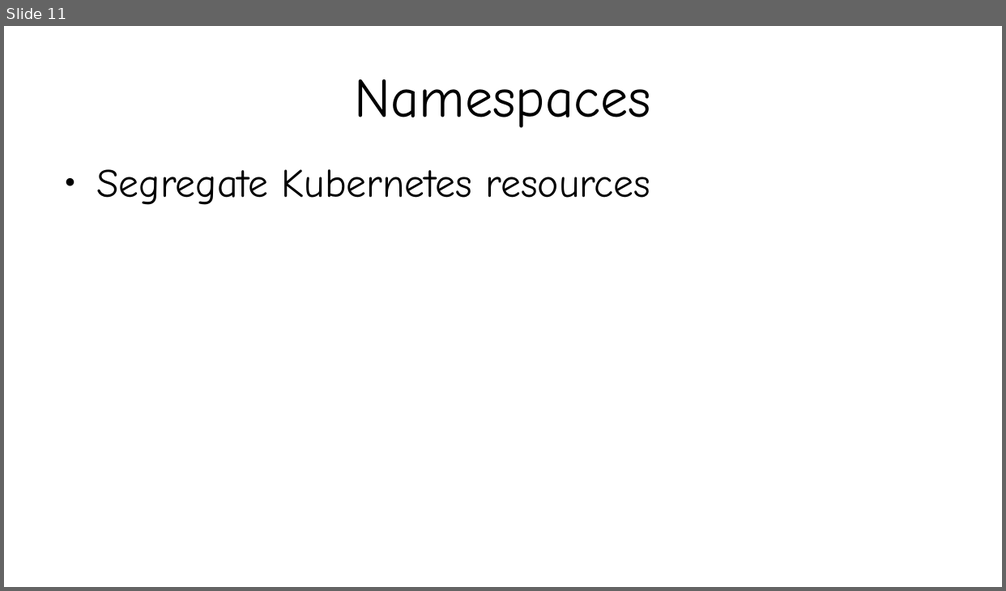
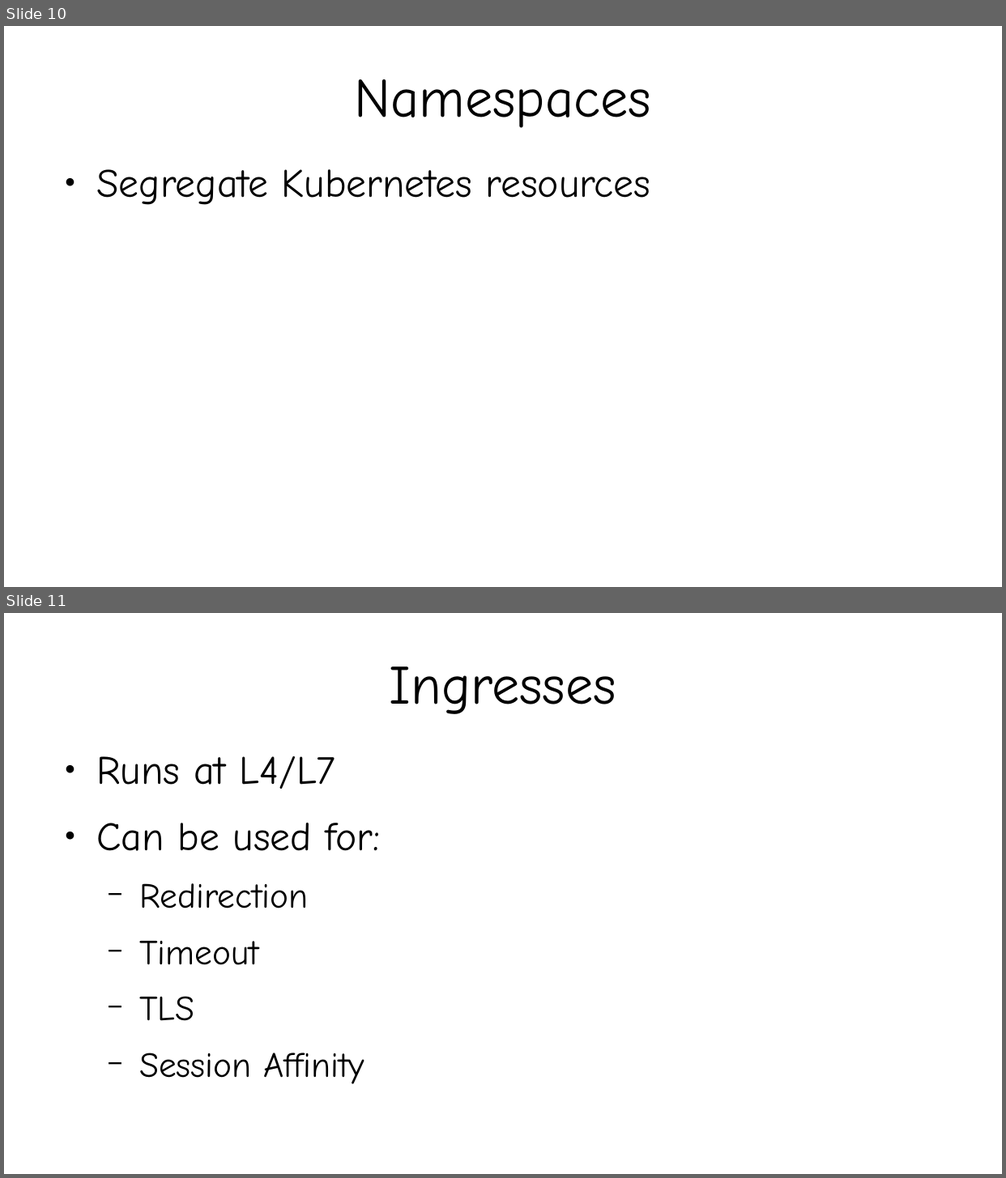
Before and after one commit to kislaykishore/microservices, a slide deck: Kubernetes.odp. Shown one above the other, each under a label of ours: slide 11 before the commit, slides 10 and 11 after it. The pictures are 1006x591 and 1006x1178 pixels, drawn with LibreOffice and Linux fonts; fonts in the diff are those of the drawing. Boxes give left, top, right and bottom in pixels: in the first picture for what was removed or moved away, otherwise in the second. Text is boxed around its words. In the diff, an @@ line names an element or a change of style, - is before the commit and + after.

```diff
--- a/Kubernetes.odp
+++ b/Kubernetes.odp
@@ slide 11 added at (4, 613, 1002, 1174), background #FFFFFF @@
@@ title added at (390, 666, 616, 714), 44 pt, text #000000 @@
+Ingresses
@@ text added at (96, 756, 380, 1084), 28 pt, text #000000 @@
+● Runs at L4/L7
+● Can be used for:
+  − Redirection
+  − Timeout
+  − TLS
+  − Session Affinity
@@ what was slide 11 is now slide 10 @@
```
Also in this commit, not shown: 2 slides changed, 2 other slides added, 1 slide removed, 8 other files.
